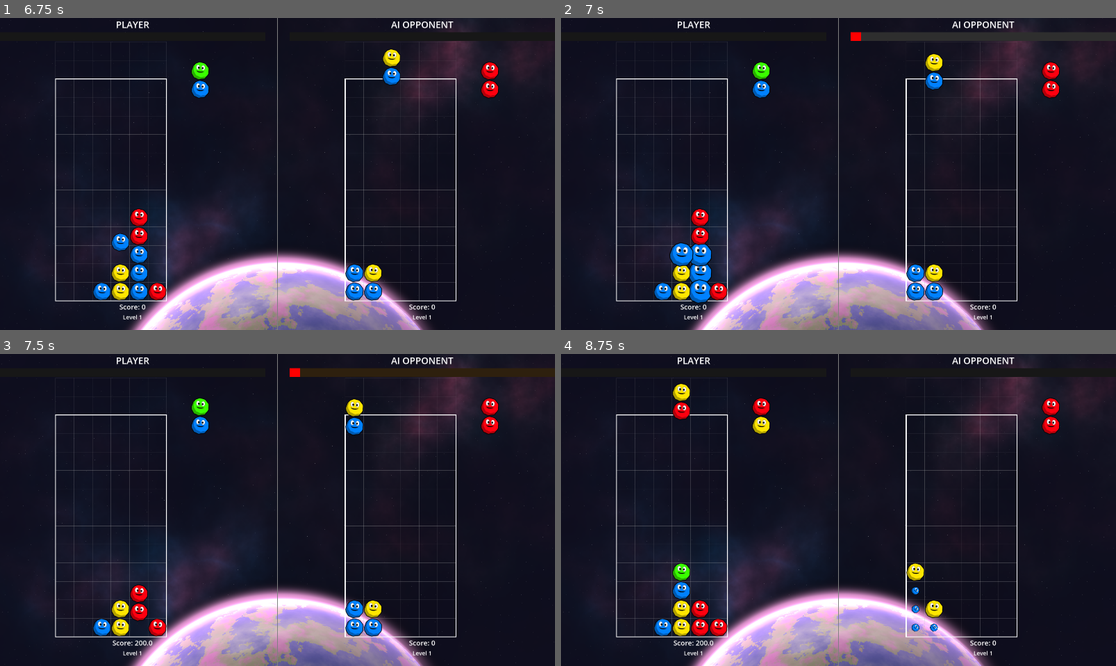
Above: before the commit, frames 1-4 (two rows, left to right).
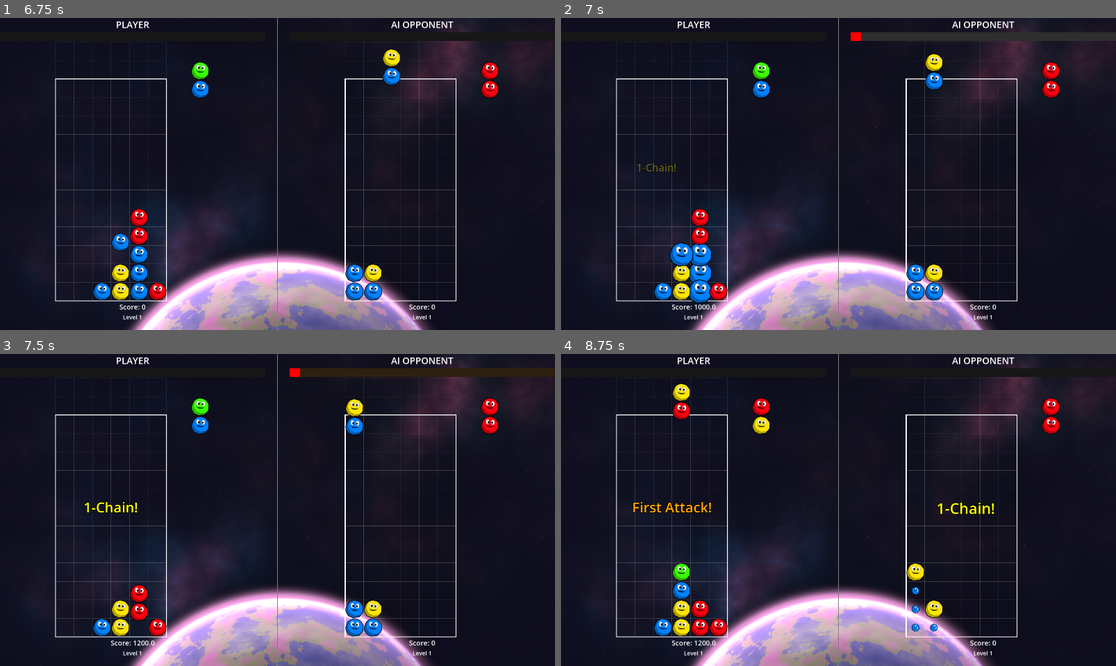
Above: after the commit, the same moments.

Repository: csmallfield/PuyoPuyo
Game: Godot game, scene res://scenes/VSMode.tscn
The game is run twice, just before and just after one commit, with the same random seed, the same clock (stepped at 60 frames per second) and the same inputs. This scene is started directly instead of the project's main scene. The engine's default icon, where the game draws it, is replaced by a stand-in: a white triangle on a blue panel in a dark square.
Inputs (mouse positions are in pixels of both pictures, inside the frame that each line leads up to):
- Up to frame 1 (6.75 s): move the mouse to (249, 236) at 0.52 s; hold Space (fast_drop) 0.53-1.28 s; hold Right (move_right) 0.53-2.03 s; move the mouse to (444, 220) at 1.27 s; tap Up (rotate_piece) every 1.5 s from 1.35 to 5.85 s; move the mouse to (111, 127) at 2.02 s; hold Space (fast_drop) 2.03-2.78 s; hold Left (move_left) 2.03-3.53 s; move the mouse to (305, 174) at 2.77 s; move the mouse to (194, 96) at 3.52 s; hold Down (move_down) 3.53-4.28 s; hold Space (fast_drop) 3.53-4.28 s; tap R (restart) at 4.15 s; move the mouse to (399, 158) at 4.27 s; hold Right (move_right) from 4.28 s (still down); move the mouse to (166, 189) at 5.02 s; hold Space (fast_drop) 5.03-5.78 s; move the mouse to (333, 105) at 5.77 s; move the mouse to (249, 236) at 6.52 s; hold Space (fast_drop) from 6.53 s (still down)
- Up to frame 2 (7 s): keep holding Right (move_right); keep holding Space (fast_drop)
- Up to frame 3 (7.5 s): keep holding Right (move_right); move the mouse to (444, 556) at 7.27 s; release Space (fast_drop) at 7.28 s; tap Up (rotate_piece) at 7.35 s
- Up to frame 4 (8.75 s): move the mouse to (672, 463) at 8.02 s; release Right (move_right) at 8.03 s; hold Down (move_down) from 8.03 s (still down); hold Space (fast_drop) from 8.03 s (still down)

Frame 1 is identical in both runs. In frame 2, 0.1% of the frame differs, in the area x 13-28%, y 46-94%; in frame 3, 0.3%; in frame 4, 0.6%, in the area x 12-79%, y 47-94%.

Commit message:
Added Event Notification system
Now there are some feedback notifications indicating what things have value

Diff:
--- /dev/null
+++ b/puyopuyo_prototype/scripts/EventNotification.gd
@@ -0,0 +1,160 @@
+extends Control
+# EventNotification.gd - Handles on-screen event notifications
+
+var notification_label = null
+var notification_queue = []
+var is_showing = false
+var current_notification_type = null
+var current_tween = null
+
+enum NotificationType {
+	CHAIN,
+	FIRST_ATTACK,
+	ALL_CLEAR,
+	GARBAGE_WARNING,
+	DANGER
+}
+
+func _ready():
+	notification_label = Label.new()
+	add_child(notification_label)
+
+	# Center the label
+	notification_label.horizontal_alignment = HORIZONTAL_ALIGNMENT_CENTER
+	notification_label.vertical_alignment = VERTICAL_ALIGNMENT_CENTER
+	notification_label.anchor_left = 0.5
+	notification_label.anchor_top = 0.5
+	notification_label.anchor_right = 0.5
+	notification_label.anchor_bottom = 0.5
+	notification_label.grow_horizontal = Control.GROW_DIRECTION_BOTH
+	notification_label.grow_vertical = Control.GROW_DIRECTION_BOTH
+	notification_label.position = Vector2(-200, -50)
+	notification_label.size = Vector2(400, 100)
+
+	# Style
+	notification_label.add_theme_font_size_override("font_size", 48)
+	notification_label.add_theme_color_override("font_outline_color", Color.BLACK)
+	notification_label.add_theme_constant_override("outline_size", 8)
+
+	# CRITICAL: Always render on top
+	notification_label.z_index = 1000
+	z_index = 1000
+	z_as_relative = false
+
+	# Start hidden
+	notification_label.modulate.a = 0.0
+
+func show_notification(text: String, type: NotificationType = NotificationType.CHAIN, duration: float = 0.8):
+	"""Queue a notification to be shown"""
+	# Special case: If showing a chain and new chain comes in, update immediately
+	if type == NotificationType.CHAIN and current_notification_type == NotificationType.CHAIN and is_showing:
+		_update_chain_text(text, duration)
+		return
+
+	notification_queue.append({
+		"text": text,
+		"type": type,
+		"duration": duration
+	})
+
+	if not is_showing:
+		_show_next_notification()
+
+func _update_chain_text(text: String, duration: float):
+	"""Update chain text and restart the timer"""
+	notification_label.text = text
+
+	# Kill the old tween and restart with fresh timing
+	if current_tween:
+		current_tween.kill()
+
+	current_tween = create_tween()
+
+	# Pop effect
+	current_tween.tween_property(notification_label, "scale", Vector2(1.3, 1.3), 0.1)
+	current_tween.tween_property(notification_label, "scale", Vector2(1.0, 1.0), 0.1)
+
+	# Hold (restart the timer)
+	current_tween.tween_interval(duration)
+
+	# Fade out
+	current_tween.tween_property(notification_label, "modulate:a", 0.0, 0.2)
+
+	# Show next notification when done
+	current_tween.tween_callback(_show_next_notification)
+
+func _show_next_notification():
+	"""Show the next notification in the queue"""
+	if notification_queue.size() == 0:
+		is_showing = false
+		current_notification_type = null
+		return
+
+	is_showing = true
+	var notification = notification_queue.pop_front()
+	current_notification_type = notification.type
+
+	# Kill any existing tween
+	if current_tween:
+		current_tween.kill()
+
+	# Set text and color based on type
+	notification_label.text = notification.text
+
+	match notification.type:
+		NotificationType.CHAIN:
+			notification_label.add_theme_color_override("font_color", Color.YELLOW)
+		NotificationType.FIRST_ATTACK:
+			notification_label.add_theme_color_override("font_color", Color.ORANGE)
+		NotificationType.ALL_CLEAR:
+			notification_label.add_theme_color_override("font_color", Color.CYAN)
+		NotificationType.GARBAGE_WARNING:
+			notification_label.add_theme_color_override("font_color", Color.RED)
+		NotificationType.DANGER:
+			notification_label.add_theme_color_override("font_color", Color.DARK_RED)
+
+	# Animate - FASTER
+	current_tween = create_tween()
+
+	# Reset scale
+	notification_label.scale = Vector2(0.5, 0.5)
+
+	# Fade in + scale up (faster)
+	current_tween.set_parallel(true)
+	current_tween.tween_property(notification_label, "modulate:a", 1.0, 0.15)
+	current_tween.tween_property(notification_label, "scale", Vector2(1.2, 1.2), 0.15)
+
+	# Scale to normal
+	current_tween.set_parallel(false)
+	current_tween.tween_property(notification_label, "scale", Vector2(1.0, 1.0), 0.08)
+
+	# Hold (shorter)
+	current_tween.tween_interval(notification.duration)
+
+	# Fade out (faster)
+	current_tween.tween_property(notification_label, "modulate:a", 0.0, 0.2)
+
+	# Show next notification when done
+	current_tween.tween_callback(_show_next_notification)
+
+func show_chain_notification(chain_count: int):
+	"""Show chain notification with count"""
+	var text = str(chain_count) + "-Chain!"
+	show_notification(text, NotificationType.CHAIN, 0.6)
+
+func show_first_attack_notification():
+	"""Show first attack bonus notification"""
+	show_notification("First Attack!", NotificationType.FIRST_ATTACK, 1.0)
+
+func show_all_clear_notification():
+	"""Show all clear bonus notification"""
+	show_notification("All Clear!", NotificationType.ALL_CLEAR, 1.2)
+
+func show_garbage_warning(rows: int):
+	"""Show incoming garbage warning"""
+	var text = str(rows) + " Row" + ("s" if rows != 1 else "") + " Incoming!"
+	show_notification(text, NotificationType.GARBAGE_WARNING, 1.0)
+
+func show_danger_warning():
+	"""Show danger warning when board is getting full"""
+	show_notification("DANGER!", NotificationType.DANGER, 0.8)
--- a/puyopuyo_prototype/scripts/Grid.gd
+++ b/puyopuyo_prototype/scripts/Grid.gd
@@ -22,6 +22,10 @@
 # Chain tracking
 var current_chain_count = 0
 var is_cascading = false
+
+# Event tracking
+var has_sent_attack = false  # Track first attack
+var event_notification = null  # Reference to notification system
 
 # Landing grace period
 var landing_grace_timer = 0.0
@@ -58,6 +62,12 @@
 	initialize_grid()
 	original_position = Vector2(500, -10)
 	position = original_position
+
+	# Create event notification system
+	var EventNotification = preload("res://scripts/EventNotification.gd")
+	event_notification = EventNotification.new()
+	add_child(event_notification)
+	event_notification.position = Vector2(GameState.grid_width * CELL_SIZE / 2, GameState.grid_height * CELL_SIZE / 2)
 
 func _draw():
 	var playfield_start = GameState.playfield_start_row
@@ -185,6 +195,7 @@
 	initialize_grid()
 	clear_all_pieces()
 	my_sequence_index = 0
+	has_sent_attack = false  # NEW: Reset first attack tracking
 	spawn_new_piece_pair()
 
 func set_fall_speed(speed: float):
@@ -213,6 +224,9 @@
 	if not can_place_piece_pair(current_piece_pair, start_pos):
 		emit_signal("game_over")
 		return
+
+	# NEW: Check for danger conditions
+	check_danger_warning()
 
 	next_piece_pair = piece_pair_scene.instantiate()
 	next_piece_pair.set_piece_data_from_index(my_sequence_index)
@@ -602,6 +616,10 @@
 		current_chain_count += 1
 		is_cascading = true
 
+		# NEW: Show chain notification
+		if event_notification:
+			event_notification.show_chain_notification(current_chain_count)
+
 		if current_chain_count >= 2:
 			AudioManager.play_chain_sound(current_chain_count)
 
@@ -670,6 +688,10 @@
 		is_cascading = false
 		current_chain_count = 0
 
+		# NEW: Check for All Clear bonus
+		if is_board_empty():
+			award_all_clear_bonus()
+
 		if check_spawn_zone_overflow():
 			return
 
@@ -691,6 +713,12 @@
 
 			if leftover > 0:
 				AudioManager.play_attack_sent()
+
+				# NEW: Check for first attack bonus
+				if not has_sent_attack:
+					has_sent_attack = true
+					award_first_attack_bonus()
+
 				emit_signal("garbage_sent", leftover)
 		else:
 			incoming_garbage_points -= nuisance_generated
@@ -698,6 +726,12 @@
 	else:
 		print("Sending ", nuisance_generated, " nuisance points to opponent")
 		AudioManager.play_attack_sent()
+
+		# NEW: Check for first attack bonus
+		if not has_sent_attack:
+			has_sent_attack = true
+			award_first_attack_bonus()
+
 		emit_signal("garbage_sent", nuisance_generated)
 
 func receive_garbage(nuisance_points: int):
@@ -705,6 +739,11 @@
 	pending_garbage_drop = true
 	print("Received ", nuisance_points, " nuisance points. Total incoming: ", incoming_garbage_points)
 	AudioManager.play_garbage_incoming()
+
+	# NEW: Show garbage warning notification
+	var garbage_rows = int(incoming_garbage_points / GameState.nuisance_points_per_garbage_row)
+	if garbage_rows > 0 and event_notification:
+		event_notification.show_garbage_warning(garbage_rows)
 
 func drop_garbage():
 	if incoming_garbage_points <= 0:
@@ -859,3 +898,62 @@
 				emit_signal("game_over")
 				return true
 	return false
+
+func is_board_empty() -> bool:
+	"""Check if the board is completely empty"""
+	for y in range(GameState.playfield_start_row, GameState.grid_height):
+		for x in range(GameState.grid_width):
+			if grid_data[y][x] != null:
+				return false
+	return true
+
+func award_first_attack_bonus():
+	"""Award bonus for first attack"""
+	var bonus_points = 1000
+	GameState.add_score(bonus_points)
+	print("First Attack Bonus: ", bonus_points, " points!")
+
+	if event_notification:
+		event_notification.show_first_attack_notification()
+
+func award_all_clear_bonus():
+	"""Award bonus for clearing the entire board"""
+	var bonus_points = 2000
+	GameState.add_score(bonus_points)
+	print("All Clear Bonus: ", bonus_points, " points!")
+
+	if event_notification:
+		event_notification.show_all_clear_notification()
+
+func check_danger_warning():
+	"""Check if board is in danger and show warning"""
+	var max_height = get_max_column_height()
+	var avg_height = get_average_column_height()
+
+	# Show danger warning if board is getting critically full
+	if max_height >= 11 or avg_height >= 10:
+		if event_notification:
+			event_notification.show_danger_warning()
+
+func get_max_column_height() -> int:
+	"""Get the maximum column height on the board"""
+	var max_h = 0
+	for x in range(GameState.grid_width):
+		var h = 0
+		for y in range(GameState.grid_height):
+			if grid_data[y][x] != null:
+				h = GameState.grid_height - y
+				break
+		if h > max_h:
+			max_h = h
+	return max_h
+
+func get_average_column_height() -> float:
+	"""Get the average column height"""
+	var total = 0.0
+	for x in range(GameState.grid_width):
+		for y in range(GameState.grid_height):
+			if grid_data[y][x] != null:
+				total += GameState.grid_height - y
+				break
+	return total / float(GameState.grid_width)
--- a/puyopuyo_prototype/scripts/VSMode.gd
+++ b/puyopuyo_prototype/scripts/VSMode.gd
@@ -50,6 +50,10 @@
 var ai_meter_flash_timer = 0.0
 var meter_flash_duration = 0.5
 
+# First attack tracking
+var player_has_sent_attack = false
+var ai_has_sent_attack = false
+
 # AI difficulty setting - starts at Level 1
 var ai_difficulty_level = AIController.Difficulty.LEVEL_1
 
@@ -100,6 +104,8 @@
 	last_global_score = 0
 	player_level = 1
 	ai_level = 1
+	player_has_sent_attack = false  # NEW
+	ai_has_sent_attack = false  # NEW
 
 	# Create player grid
 	player_grid = Grid.instantiate()
Not shown, added: puyopuyo_prototype/scripts/EventNotification.gd.uid
